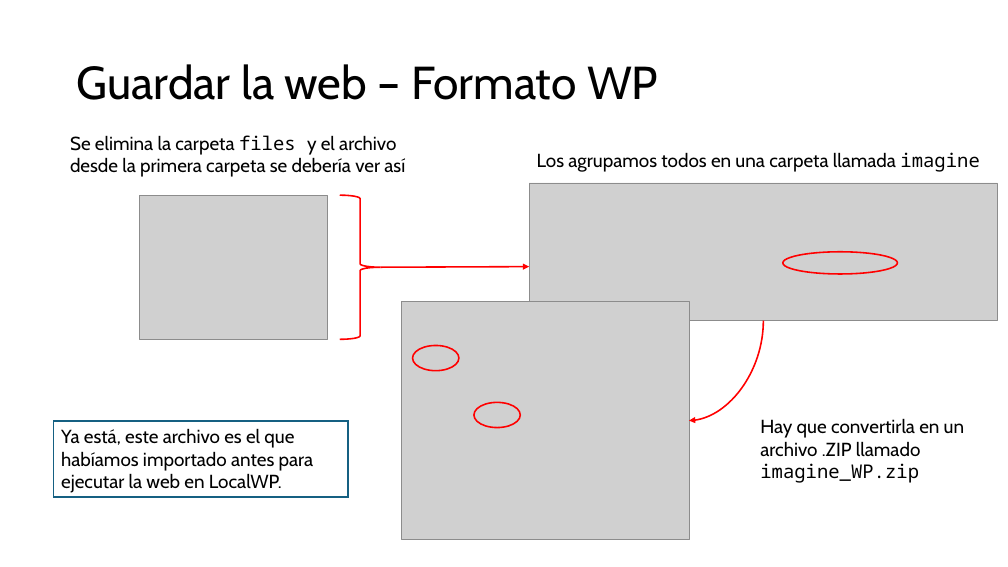
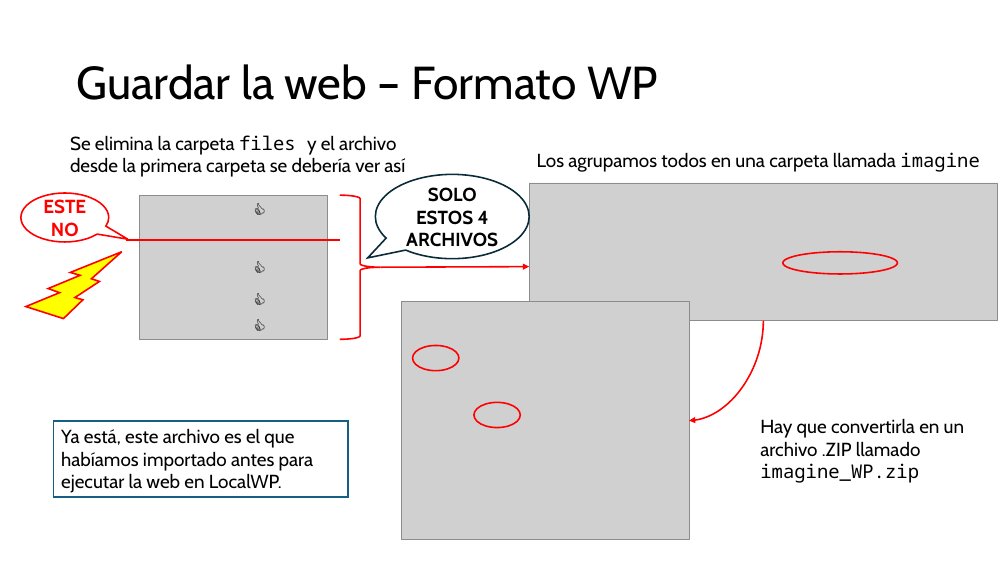
Before and after one commit to imagine-uo/imagine-uo.github.io, a slide deck: slide 24 of Guía para editar la web del grupo.pptx. Drawn at 1008x567 pixels with LibreOffice and Linux fonts; fonts in the diff are those of the drawing; grey boxes stand for pictures. Boxes give left, top, right and bottom in pixels: in the first picture for what was removed or moved away, otherwise in the second. Text is boxed around its words. In the diff, an @@ line names an element or a change of style, - is before the commit and + after.

```diff
--- a/Guía para editar la web del grupo.pptx
+++ b/Guía para editar la web del grupo.pptx
@@ speech bubble added at [376,175,529,259], fill #FFFFFF, outline #092A39 1.5 pt, 18 pt, text #000000, bold @@
+SOLO ESTOS 4 ARCHIVOS
@@ speech bubble added at [21,193,109,242], fill #FFFFFF, outline #FF0000 1.5 pt, 18 pt, text #FF0000, bold @@
+ESTE NO
@@ text added at [246,195,285,225], 18 pt, text #000000 @@
+👍
@@ lightning bolt added at [26,252,122,318], fill #FFFF00, outline #FF0000 1.5 pt @@
@@ line added from (126, 240) to (340, 240), #FF0000 2.25 pt @@
@@ text added at [246,253,285,283], 18 pt, text #000000 @@
+👍
@@ text added at [246,285,285,315], 18 pt, text #000000 @@
+👍
@@ text added at [246,311,285,341], 18 pt, text #000000 @@
+👍
```
Also in this commit, not shown: 1 other file.
